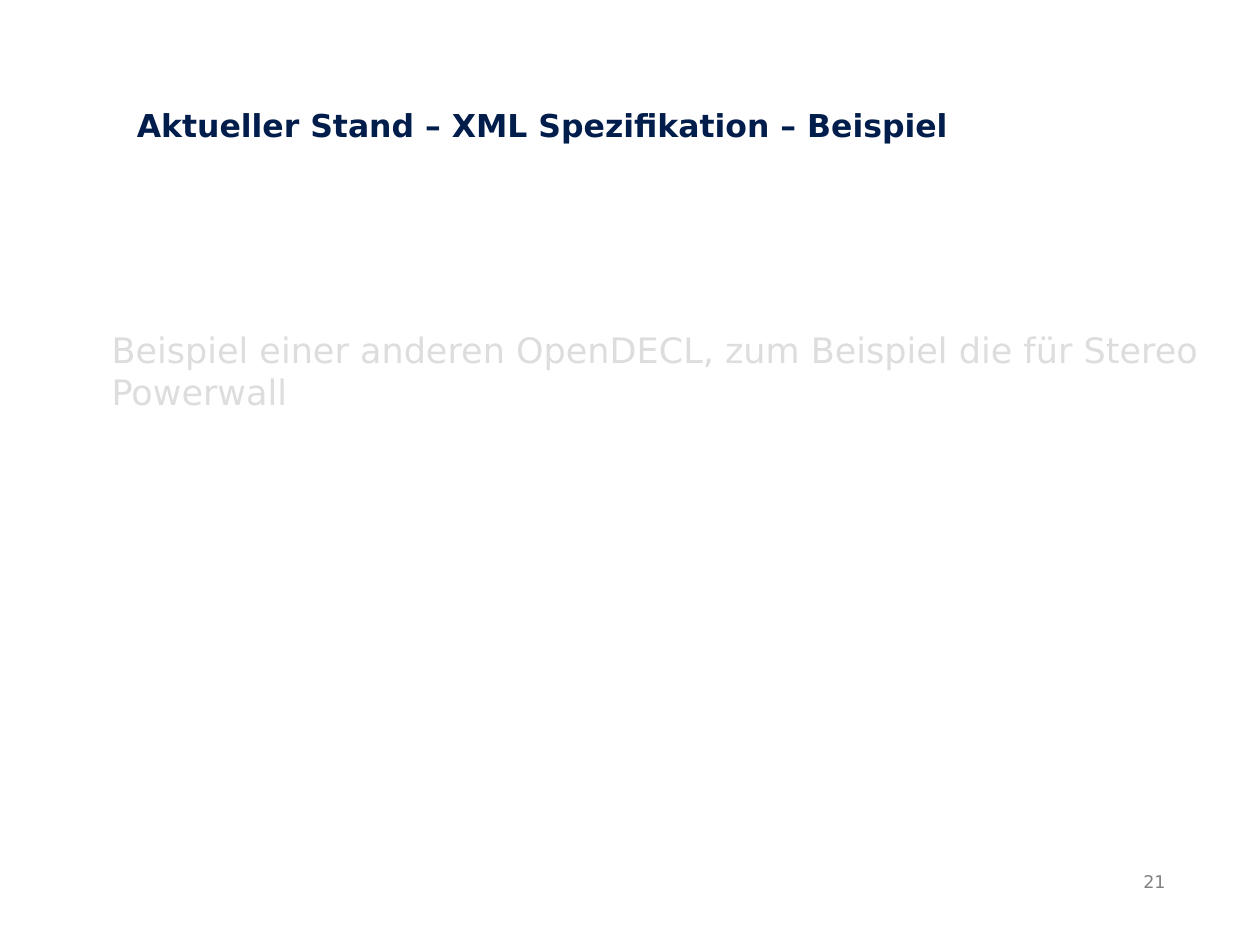
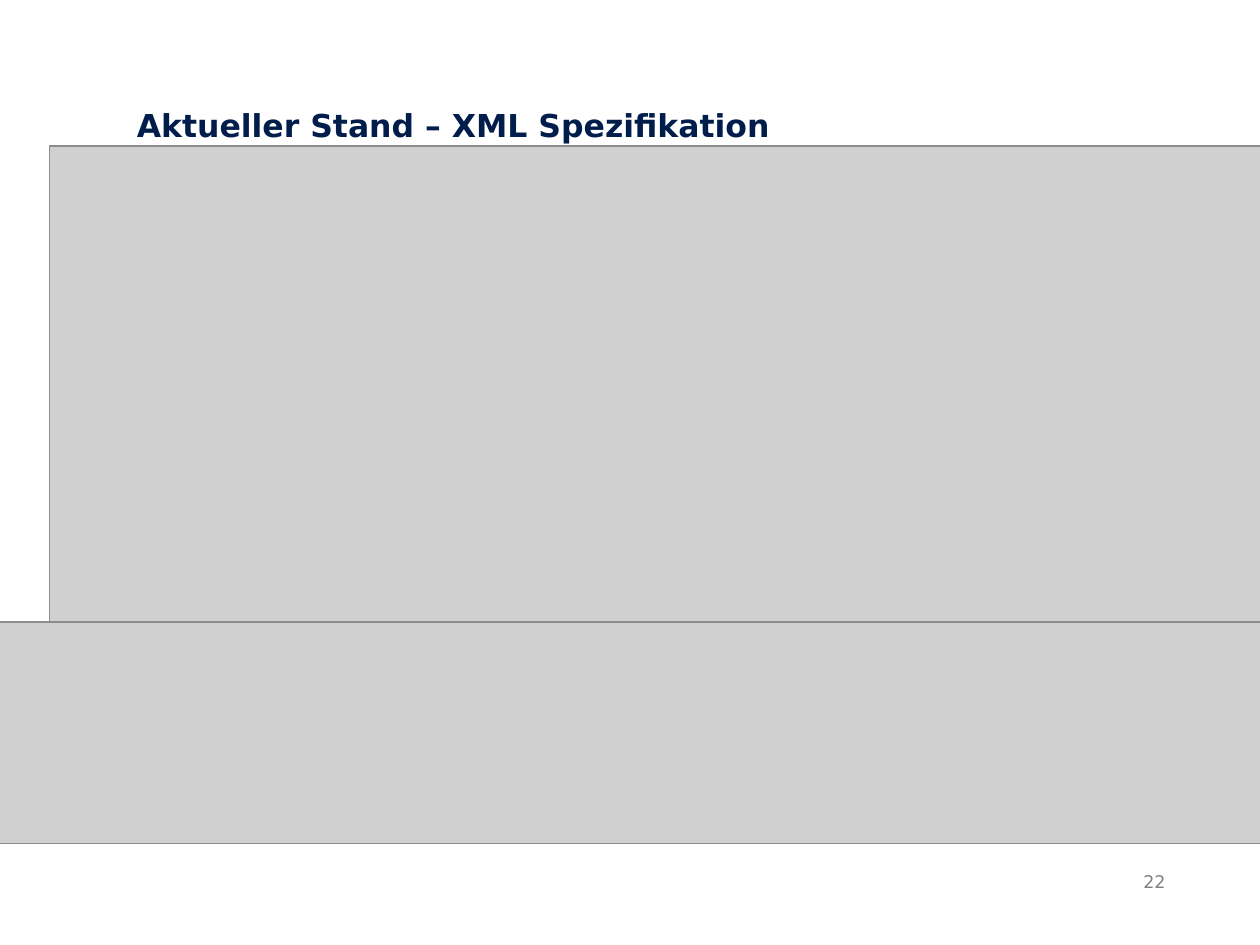
Before and after one commit to Neox-1990/OpenDECL-Diplom, a slide deck: slide 22 of Präsentationen/Zwischenpräsentation/Zwischenpräsentation.odp (slide 21 before the commit). Drawn at 1260x945 pixels with LibreOffice and Linux fonts; fonts in the diff are those of the drawing; grey boxes stand for pictures. Boxes give left, top, right and bottom in pixels: in the first picture for what was removed or moved away, otherwise in the second. Text is boxed around its words. In the diff, an @@ line names an element or a change of style, - is before the commit and + after.

```diff
--- a/Präsentationen/Zwischenpräsentation/Zwischenpräsentation.odp
+++ b/Präsentationen/Zwischenpräsentation/Zwischenpräsentation.odp
@@ text at (x1=137, y1=113, x2=769, y2=144): text changed @@
-Aktueller Stand – XML Spezifikation – Beispiel
+Aktueller Stand – XML Spezifikation
@@ picture added at (x1=49, y1=146, x2=1260, y2=650) @@
@@ picture added at (x1=0, y1=622, x2=1260, y2=844) @@
@@ page number at (x1=1143, y1=875, x2=1165, y2=888): text changed @@
-21
+22
```
Also in this commit, not shown: 12 other slides changed, 2 slides added, 1 slide removed, 10 other files.
